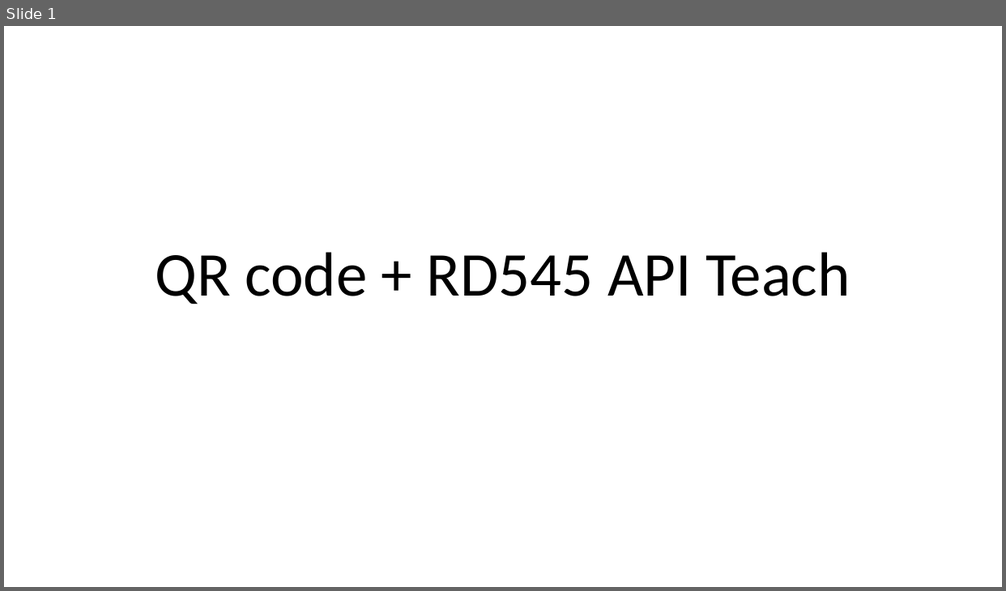
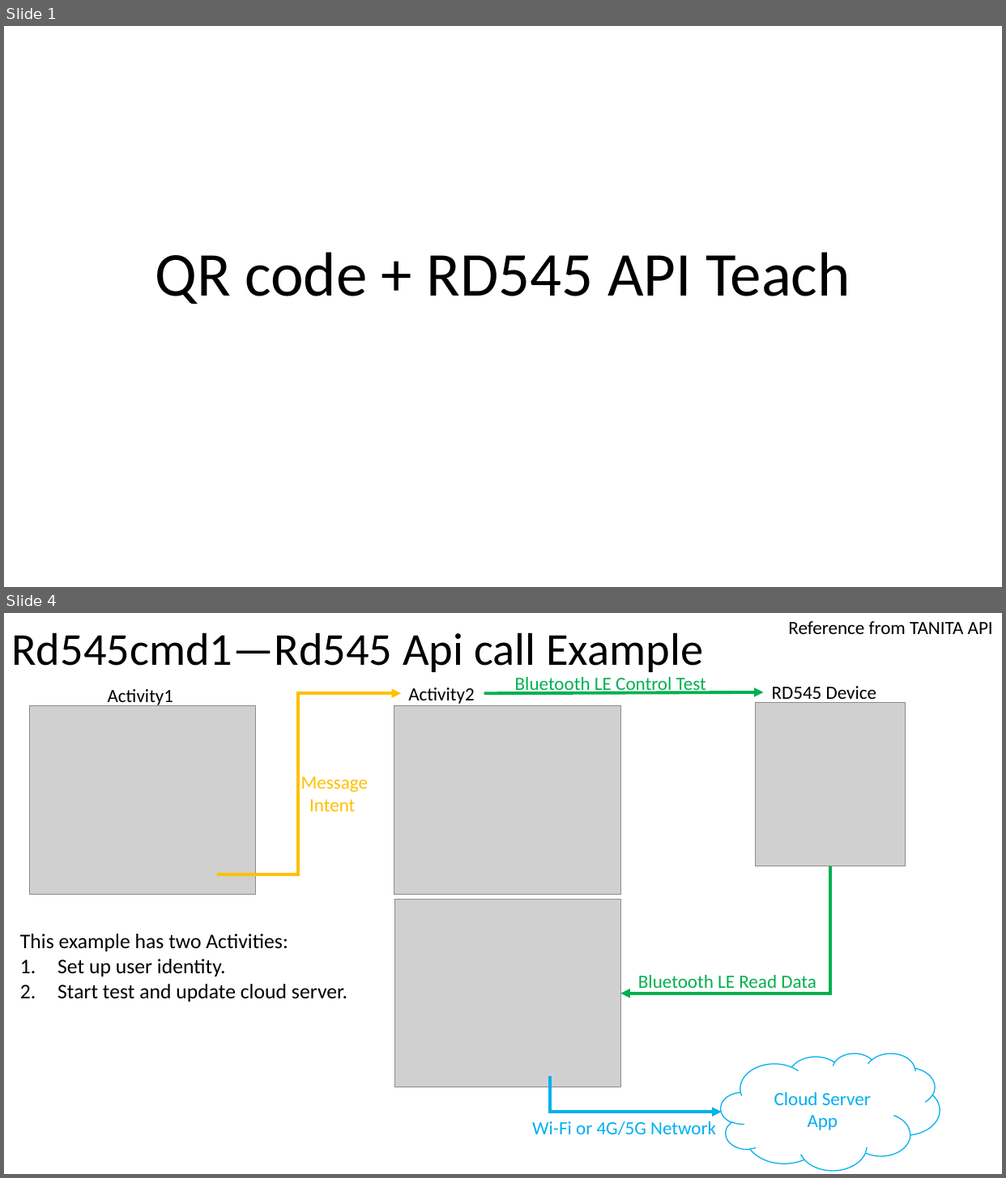
Before and after one commit to Chen-Wi-Ki/QRcode_RD545_System, a slide deck: Teach.pptx. Shown one above the other, each under a label of ours: slide 1 before the commit, slides 1 and 4 after it; the slides between them are not shown. The pictures are 1006x591 and 1006x1178 pixels, drawn with LibreOffice and Linux fonts; fonts in the diff are those of the drawing; grey boxes stand for pictures. Boxes give left, top, right and bottom in pixels: in the first picture for what was removed or moved away, otherwise in the second. Text is boxed around its words. In the diff, an @@ line names an element or a change of style, - is before the commit and + after.

```diff
--- a/Teach.pptx
+++ b/Teach.pptx
@@ slide 4 added at (4,613,1002,1174), background #FFFFFF @@
@@ title added at (11,632,703,672), 44 pt, text #000000 @@
+Rd545cmd1—Rd545 Api call Example
@@ text added at (788,621,993,634), 18 pt, text #000000 @@
+Reference from TANITA API
@@ text added at (515,677,706,695), 18 pt, text #00B050 @@
+Bluetooth LE Control Test
@@ picture added at (29,706,256,895) @@
@@ text added at (108,689,174,707), 18 pt, text #000000 @@
+Activity1
@@ elbow arrow added from (217, 875) to (402, 693), #FFC000 3 pt @@
@@ picture added at (394,706,621,895) @@
@@ text added at (408,688,475,704), 18 pt, text #000000 @@
+Activity2
@@ arrow added from (484, 693) to (764, 692), #00B050 3 pt @@
@@ picture added at (756,703,906,866) @@
@@ text added at (772,686,877,705), 18 pt, text #000000 @@
+RD545 Device
@@ text added at (301,777,368,811), 18 pt, text #FFC000 @@
+Message
+Intent
@@ elbow arrow added from (830, 867) to (621, 994), #00B050 3 pt @@
@@ picture added at (394,900,621,1088) @@
@@ text added at (20,934,347,1002), 20 pt, text #000000 @@
+This example has two Activities:
+1. Set up user identity.
+2. Start test and update cloud server.
@@ text added at (638,975,816,994), 18 pt, text #00B050 @@
+Bluetooth LE Read Data
@@ cloud added at (721,1053,940,1171), outline #00B0F0 1 pt, 18 pt, text #00B0F0 @@
+Cloud Server App
@@ elbow arrow added from (549, 1078) to (721, 1112), #00B0F0 3 pt @@
@@ text added at (532,1122,716,1135), 18 pt, text #00B0F0 @@
+Wi-Fi or 4G/5G Network
```
Also in this commit, not shown: 3 slides changed, 2 other files.
